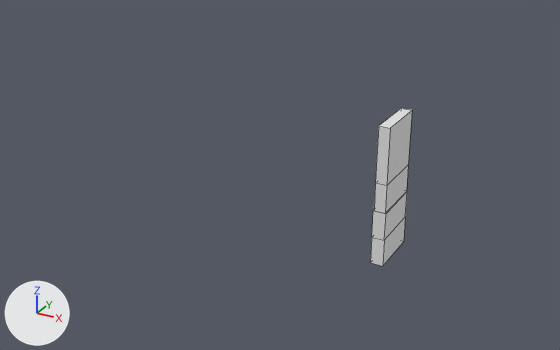
Two versions of the FBX model Assets/Objects/Walltiles/obj_wall_1x2m_v3.fbx, one commit apart.
Both versions are drawn from a camera (50 mm lens) standing at (4.13, -11.44, 6.24) and looking at (-2.28, 0.22, 0.41). The axes (+X, +Y, +Z) are drawn at lower left. The lights are the same throughout. Mesh edges are drawn as thin lines.

Objects in the first picture: 'obj_wall_1x2m_v3'.
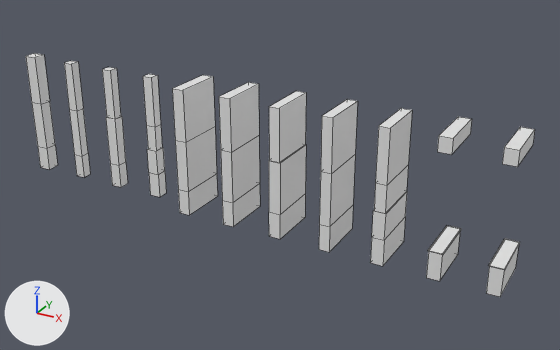
Changed parts and their boxes [x1, y1, x2, y2] in the pictures (560 x 350 px):
'obj_wall_1x2m_v1', added
    after: [172, 75, 218, 215]
'obj_wall_1x2m_v5', added
    after: [219, 82, 260, 227]
'obj_wall_1x2m_v2', added
    after: [269, 91, 306, 239]
'obj_wall_1x2m_v4', added
    after: [319, 99, 358, 252]
'obj_pillar_2m_v1', added
    after: [26, 53, 58, 169]
'obj_wallOpen_1x2m_v1', added
    after: [426, 117, 472, 281]
'obj_wallOpen_1x2m_v2', added
    after: [486, 127, 535, 297]
'obj_pillar_2m_v4', added
    after: [143, 74, 166, 197]
'obj_pillar_2m_v3', added
    after: [102, 67, 128, 187]
'obj_pillar_2m_v2', added
    after: [64, 61, 90, 177]

The edits, one by one:
Mesh me_plane_009 is new.
It has 16 vertices, 13 faces and spans x -0.1..0.1, y -0.5..0.5, z -0.5..2.0.
It uses material mat_mat_labor (its picture is missing).
Mesh me_plane_049 is new.
It has 16 vertices, 13 faces and spans x -0.13..0.13, y -0.13..0.13, z -0.5..2.02.
It uses material mat_mat_labor (its picture is missing).
Mesh me_plane_047 is new.
It has 24 vertices, 15 faces and spans x -0.13..0.13, y -0.5..0.5, z -0.5..2.02.
It uses material mat_mat_labor (its picture is missing).
Mesh me_plane_007 is new.
It has 20 vertices, 14 faces and spans x -0.12..0.12, y -0.5..0.5, z -0.5..2.0.
It uses material mat_mat_labor (its picture is missing).
Mesh me_plane_006 is new.
It has 24 vertices, 15 faces and spans x -0.13..0.13, y -0.5..0.5, z -0.5..2.02.
It uses material mat_mat_labor (its picture is missing).
Mesh me_plane_065 is new.
It has 20 vertices, 14 faces and spans x -0.12..0.12, y -0.11..0.12, z -0.5..2.0.
It uses material mat_mat_labor (its picture is missing).
Mesh me_plane_005 is new.
It has 16 vertices, 13 faces and spans x -0.12..0.12, y -0.5..0.5, z -0.5..2.02.
It uses material mat_mat_labor (its picture is missing).
Mesh me_plane_069 is new.
It has 24 vertices, 18 faces and spans x -0.12..0.12, y -0.11..0.12, z -0.5..2.0.
It uses material mat_mat_labor (its picture is missing).
Mesh me_plane_010 is new.
It has 16 vertices, 13 faces and spans x -0.11..0.11, y -0.5..0.5, z -0.5..2.02.
It uses material mat_mat_labor (its picture is missing).
Mesh me_plane_060 is new.
It has 16 vertices, 13 faces and spans x -0.1..0.1, y -0.1..0.1, z -0.5..2.0.
It uses material mat_mat_labor (its picture is missing).
Object 'obj_wall_1x2m_v4' (ob_obj_wall_1x2m_v4) is new; it shows me_plane_009.
Its location is (-1.0, 0.0, 0.0).
Object 'obj_pillar_2m_v1' (ob_obj_pillar_2m_v1) is new; it shows me_plane_049.
Its location is (-8.0, 0.0, 0.0).
Object 'obj_wallOpen_1x2m_v1' (ob_obj_wallopen_1x2m_v1) is new; it shows me_plane_047.
Its location is (1.0, 0.0, 0.0).
Object 'obj_wall_1x2m_v2' (ob_obj_wall_1x2m_v2) is new; it shows me_plane_007.
Its location is (-2.0, 0.0, 0.0).
Object 'obj_wallOpen_1x2m_v2' (ob_obj_wallopen_1x2m_v2) is new; it shows me_plane_006.
Its location is (2.0, 0.0, 0.0).
Object 'obj_pillar_2m_v3' (ob_obj_pillar_2m_v3) is new; it shows me_plane_065.
Its location is (-6.0, 0.0, 0.0).
Object 'obj_wall_1x2m_v1' (ob_obj_wall_1x2m_v1) is new; it shows me_plane_005.
Its location is (-4.0, 0.0, 0.0).
Object 'obj_pillar_2m_v4' (ob_obj_pillar_2m_v4) is new; it shows me_plane_069.
Its location is (-5.0, 0.0, 0.0).
Object 'obj_wall_1x2m_v5' (ob_obj_wall_1x2m_v5) is new; it shows me_plane_010.
Its location is (-3.0, 0.0, 0.0).
Object 'obj_pillar_2m_v2' (ob_obj_pillar_2m_v2) is new; it shows me_plane_060.
Its location is (-7.0, 0.0, 0.0).
